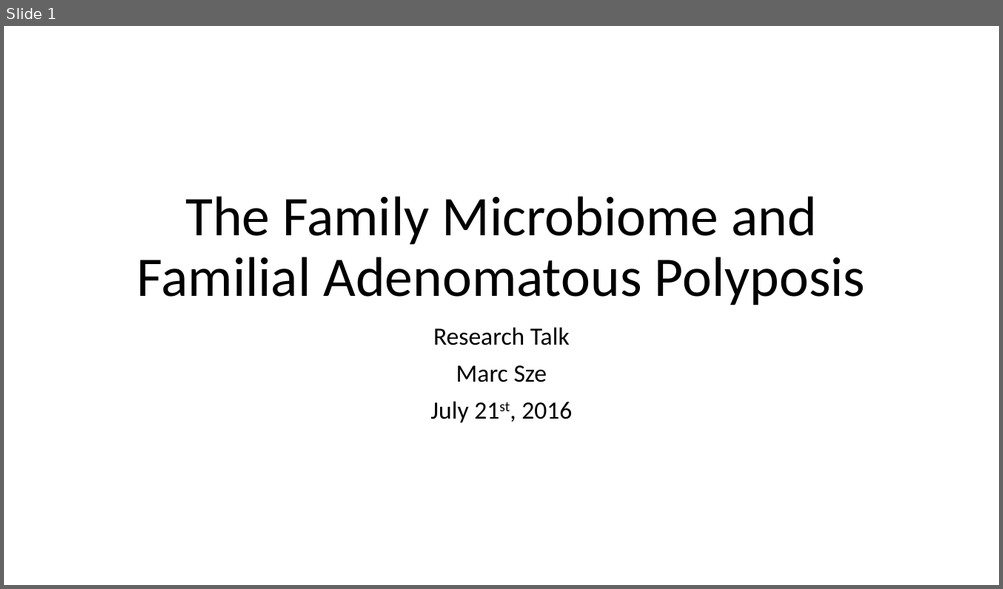
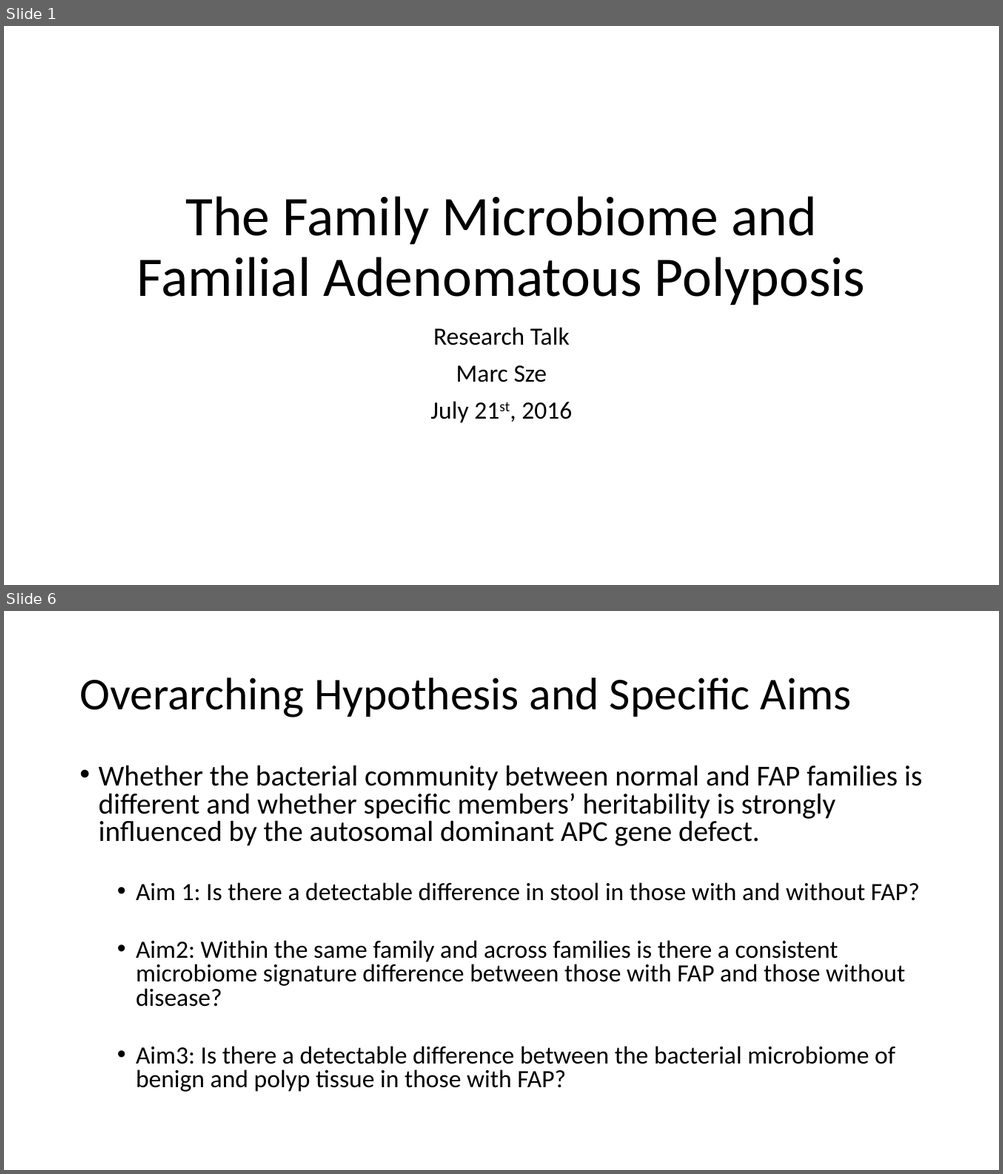
Before and after one commit to marcsze/SchlossLabPresentations, a slide deck: 2016_07_21/ResearchTalkPresentation.pptx. Shown one above the other, each under a label of ours: slide 1 before the commit, slides 1 and 6 after it; the slides between them are not shown. The pictures are 1003x589 and 1003x1174 pixels, drawn with LibreOffice and Linux fonts; fonts in the diff are those of the drawing. Boxes give left, top, right and bottom in pixels: in the first picture for what was removed or moved away, otherwise in the second. Text is boxed around its words. In the diff, an @@ line names an element or a change of style, - is before the commit and + after.

```diff
--- a/2016_07_21/ResearchTalkPresentation.pptx
+++ b/2016_07_21/ResearchTalkPresentation.pptx
@@ slide 6 added at box(4, 611, 999, 1170), background #FFFFFF @@
@@ title added at box(79, 678, 851, 718), 44 pt, text #000000 @@
+Overarching Hypothesis and Specific Aims
@@ text added at box(99, 765, 922, 1092), 24 pt, text #000000 @@
+• Whether the bacterial community between normal and FAP families is different and whether specific members’ heritability is strongly influenced by the autosomal dominant APC gene defect.
+  • Aim 1: Is there a detectable difference in stool in those with and without FAP?
+  • Aim2: Within the same family and across families is there a consistent microbiome signature difference between those with FAP and those without disease?
+  • Aim3: Is there a detectable difference between the bacterial microbiome of benign and polyp tissue in those with FAP?
```
Also in this commit, not shown: 1 slide changed, 12 other slides added, 1 other file.
